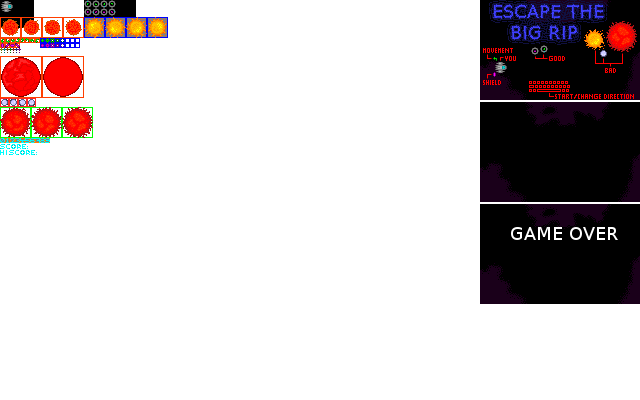
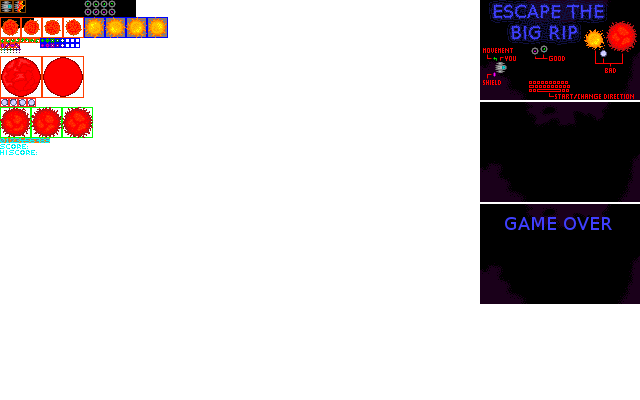
Layers edited between the first and the second 640x400 image:
painted on "GAME OVER" over (505, 217, 618, 240)
painted on "Stuff" over (14, 1, 25, 12)
painted on "Grid" over (0, 0, 84, 17)
